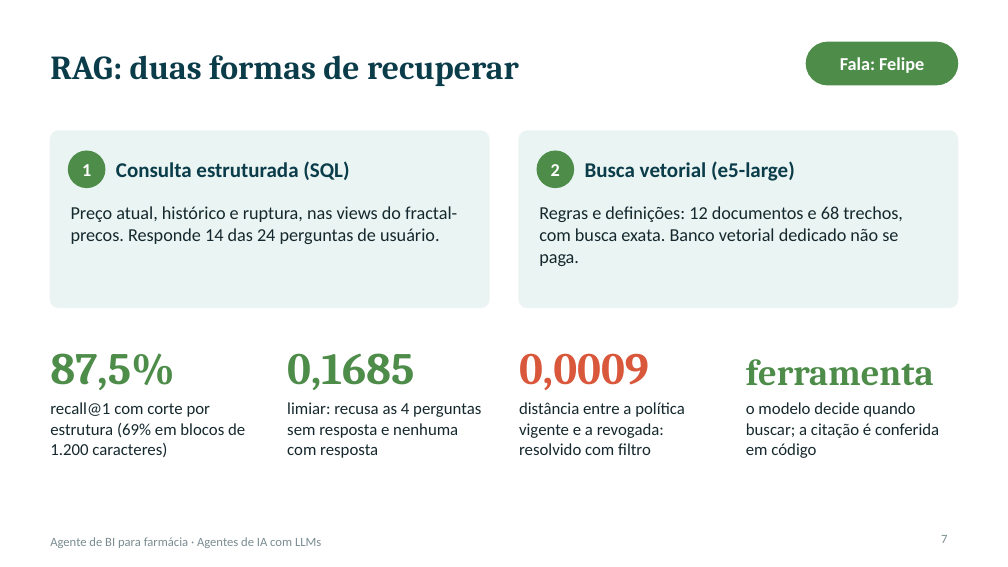
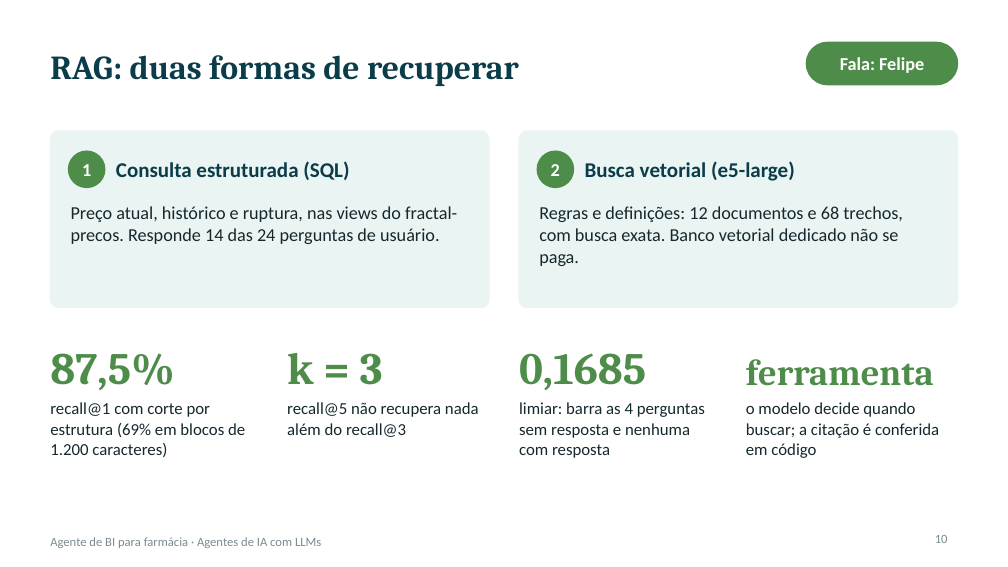
Before and after one commit to Kaue2/senac-agentes-llm-lkfc, a slide deck: slide 10 of apresentacao/apresentacao-agente-bi-farmacia.pptx (slide 7 before the commit). Drawn at 1008x567 pixels with LibreOffice and Linux fonts; fonts in the diff are those of the drawing. Boxes give left, top, right and bottom in pixels: in the first picture for what was removed or moved away, otherwise in the second. Text is boxed around its words. In the diff, an @@ line names an element or a change of style, - is before the commit and + after.

Commit message:
docs: volta à apresentação original de 18 slides, com um slide da demo (pergunta real do Ozempic)

```diff
--- a/apresentacao/apresentacao-agente-bi-farmacia.pptx
+++ b/apresentacao/apresentacao-agente-bi-farmacia.pptx
@@ text at box(287, 353, 383, 385): text changed @@
-0,1685
+k = 3
@@ text at box(519, 353, 646, 390): text changed; text colour #D9573B to #4E8C4A @@
-0,0009
+0,1685
@@ text at box(287, 402, 479, 437): text changed @@
-limiar: recusa as 4 perguntas sem resposta e nenhuma com resposta
+recall@5 não recupera nada além do recall@3
@@ text at box(519, 402, 705, 458): text changed @@
-distância entre a política vigente e a revogada: resolvido com filtro
+limiar: barra as 4 perguntas sem resposta e nenhuma com resposta
@@ page number at box(935, 535, 948, 543): text changed @@
-7
+10
```
Also in this commit, not shown: 7 other slides changed, 10 slides added, 4 slides removed, 5 other files.
